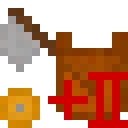
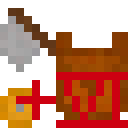
Layer changes from the first 128×128 image to the second:
added layer "Ebene #7" above "Ebene #6" over [16, 72, 128, 128]
hid "Ebene #2" over [48, 72, 128, 128]
